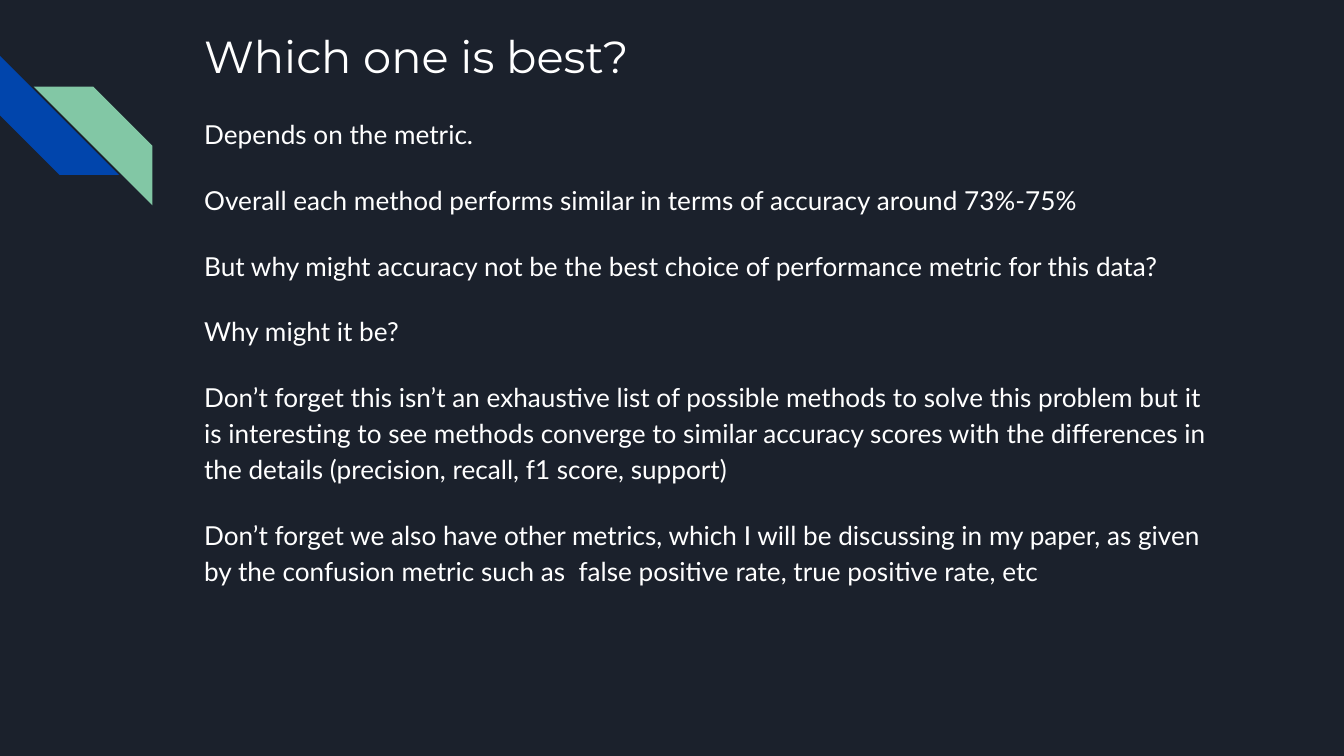
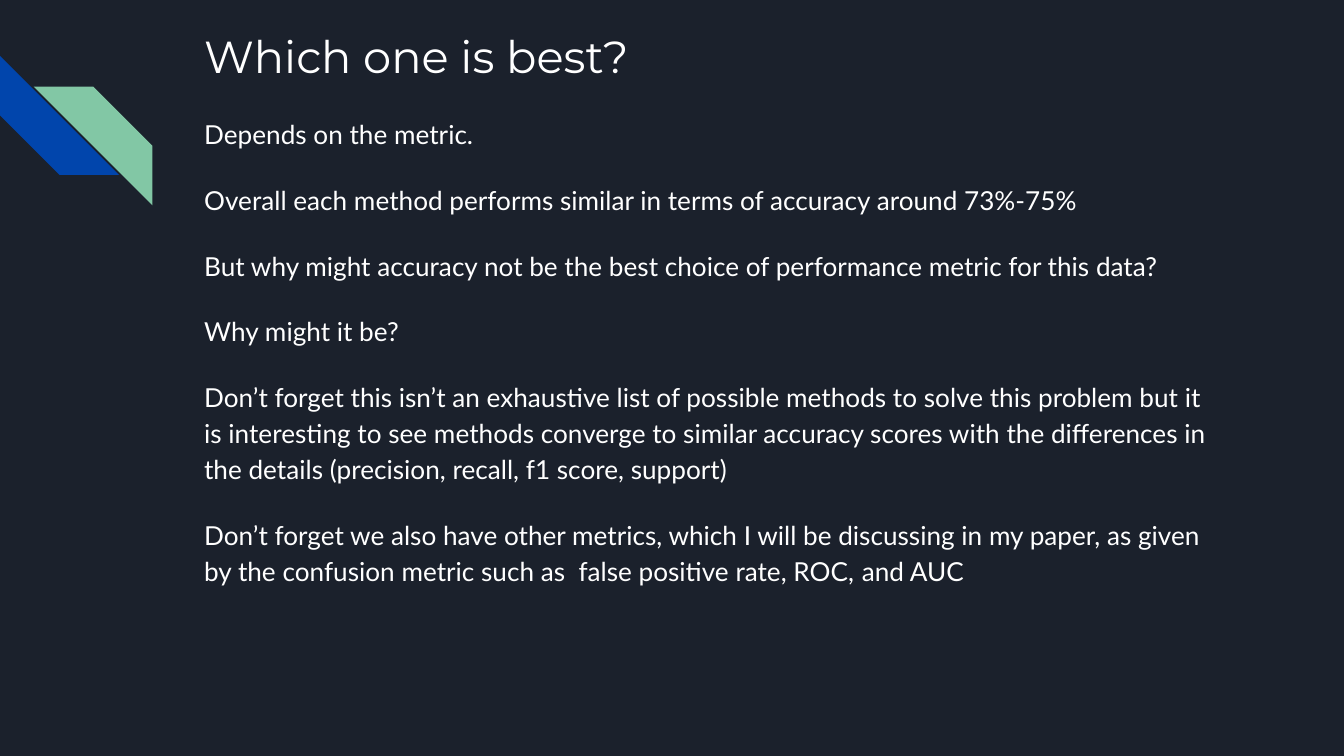
Before and after one commit to normandyr/data-mining-final, a slide deck: slide 11 of CSC535presentation.pptx. Drawn at 1344x756 pixels with LibreOffice and Linux fonts; fonts in the diff are those of the drawing. Boxes give left, top, right and bottom in pixels: in the first picture for what was removed or moved away, otherwise in the second. Text is boxed around its words. In the diff, an @@ line names an element or a change of style, - is before the commit and + after.

Commit message:
updated slides

```diff
--- a/CSC535presentation.pptx
+++ b/CSC535presentation.pptx
@@ text at (204, 525, 1199, 586): text changed @@
-Don’t forget we also have other metrics, which I will be discussing in my paper, as given by the confusion metric such as false positive rate, true positive rate, etc
+Don’t forget we also have other metrics, which I will be discussing in my paper, as given by the confusion metric such as false positive rate, ROC, and AUC
```
